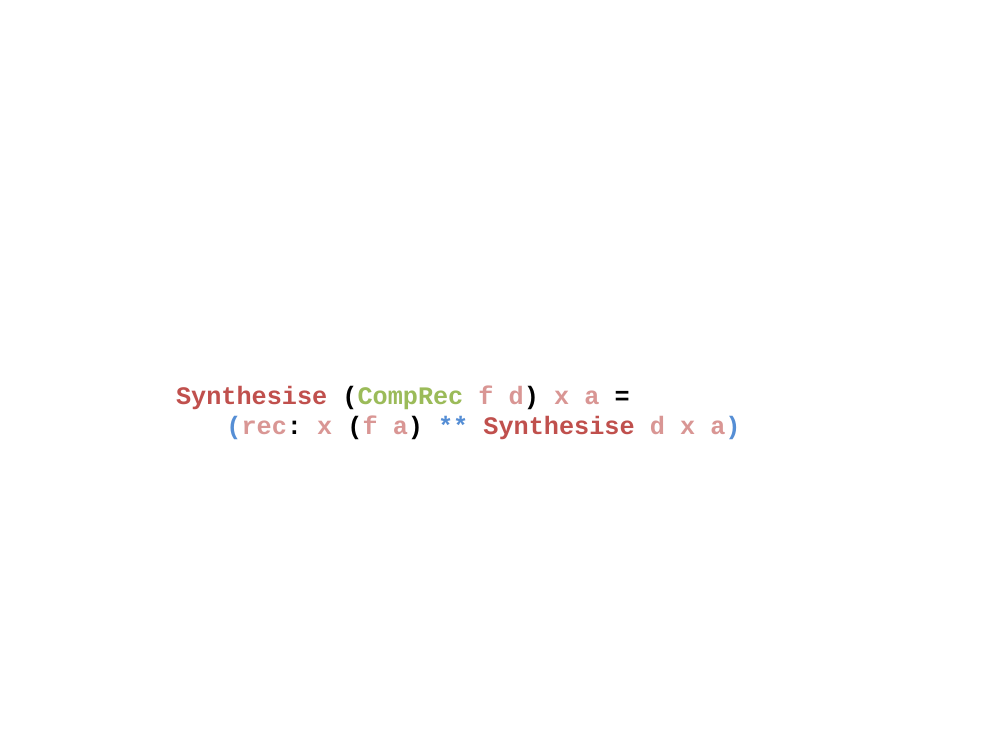
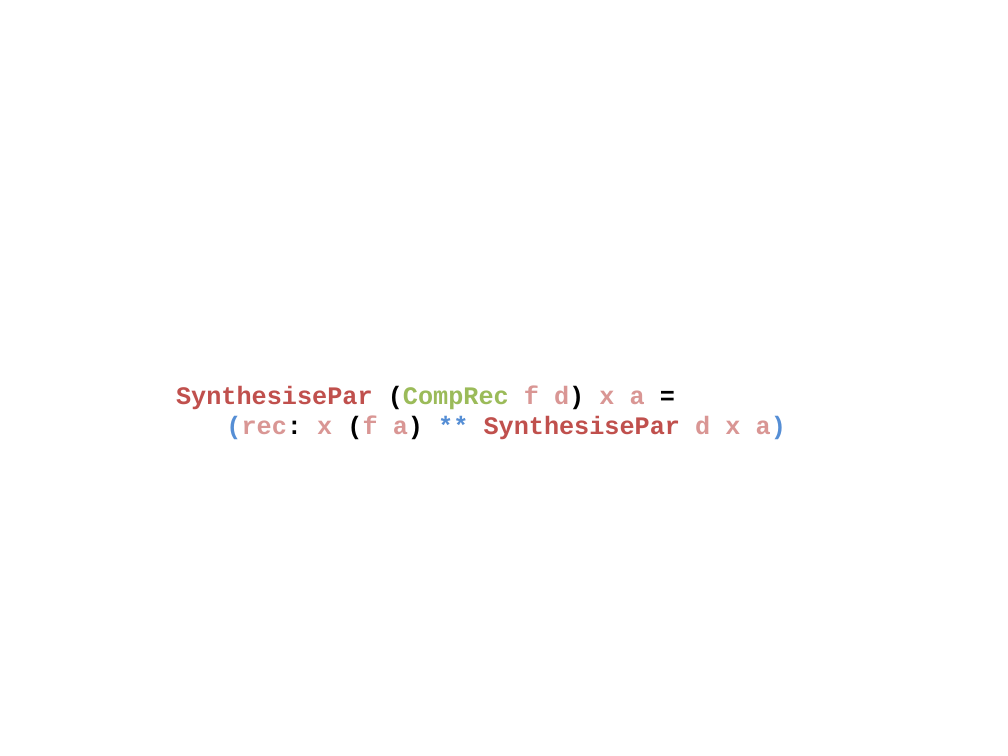
Before and after one commit to ahmadsalim/MSc-Thesis, a slide deck: slide 1 of Figures/ParSynthesisingExtended.pptx. Drawn at 1008x756 pixels with LibreOffice and Linux fonts; fonts in the diff are those of the drawing. Boxes give left, top, right and bottom in pixels: in the first picture for what was removed or moved away, otherwise in the second. Text is boxed around its words. In the diff, an @@ line names an element or a change of style, - is before the commit and + after.

```diff
--- a/Figures/ParSynthesisingExtended.pptx
+++ b/Figures/ParSynthesisingExtended.pptx
@@ text at [176, 385, 786, 440]: text changed @@
-Synthesise (CompRec f d) x a =
-(rec: x (f a) ** Synthesise d x a)
+SynthesisePar (CompRec f d) x a =
+(rec: x (f a) ** SynthesisePar d x a)
```
Also in this commit, not shown: 24 other files.
